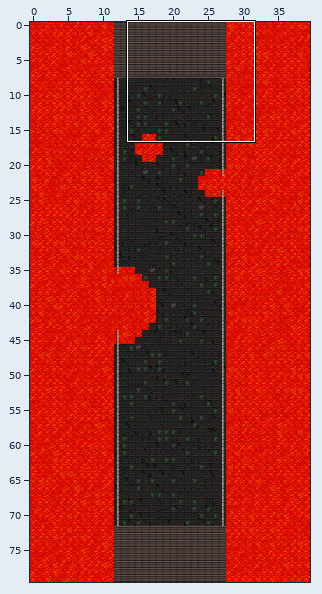
Two versions of a level (Tiled map, src/res/tile/3BRIDGE.tmx). Above, an overview of the earlier version with the close-up marked.
Close-up. Earlier state:
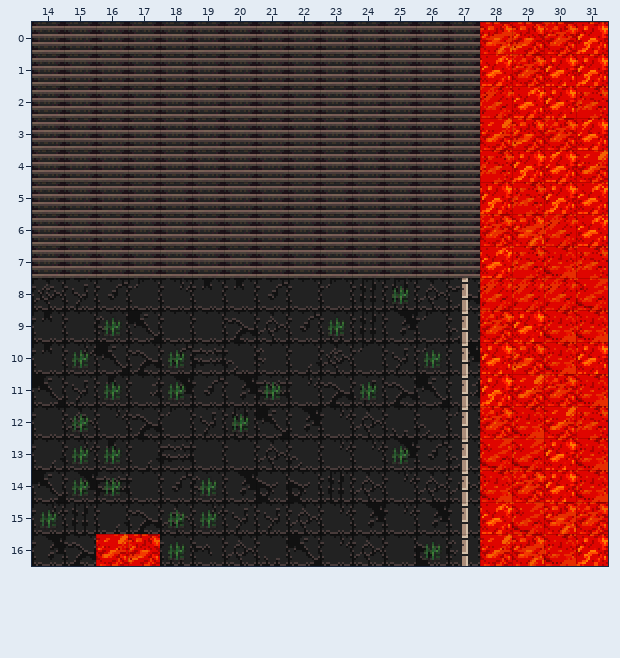
Cells are 16x16 px. Shown: x 14..31, y 0..16. The commit also changed other parts of the map, which this record leaves out.
After:
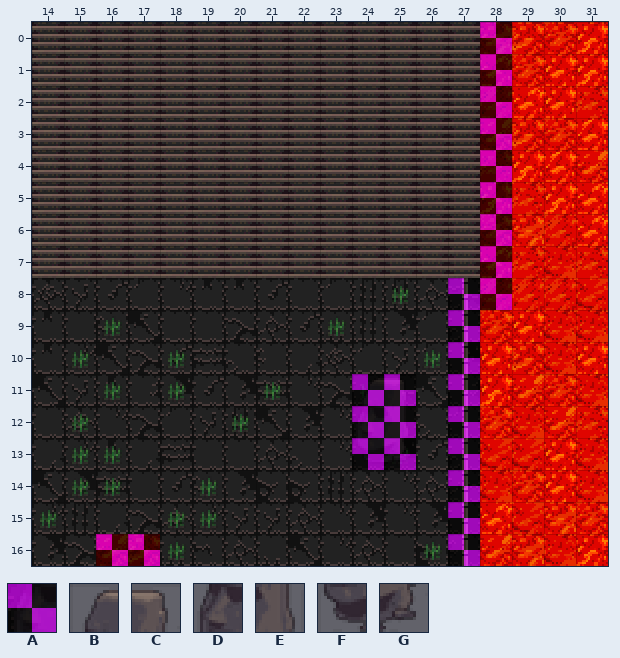
Key: from "newTileSet": A 0, B 745, C 746, D 803, E 804, F 861, G 862.
_ is an empty cell.
Tiles of an added or newly shown layer are drawn over the layers below it.
See-through tiles are keyed as they look on the map.
Edits made:
Layer "front" (now shown):
y 11: x 24..25 __ -> BC
y 12: x 24..25 __ -> DE
y 13: x 24..25 __ -> FG
Layer "collision" (now shown):
y 0..7: x 28 _ -> A
y 8: x 27..28 __ -> AA
y 9..10: x 27 _ -> A
y 11..13: x 24..25 __ -> AA; x 27 _ -> A
y 14..15: x 27 _ -> A
y 16: x 16..17 __ -> AA; x 27 _ -> A
